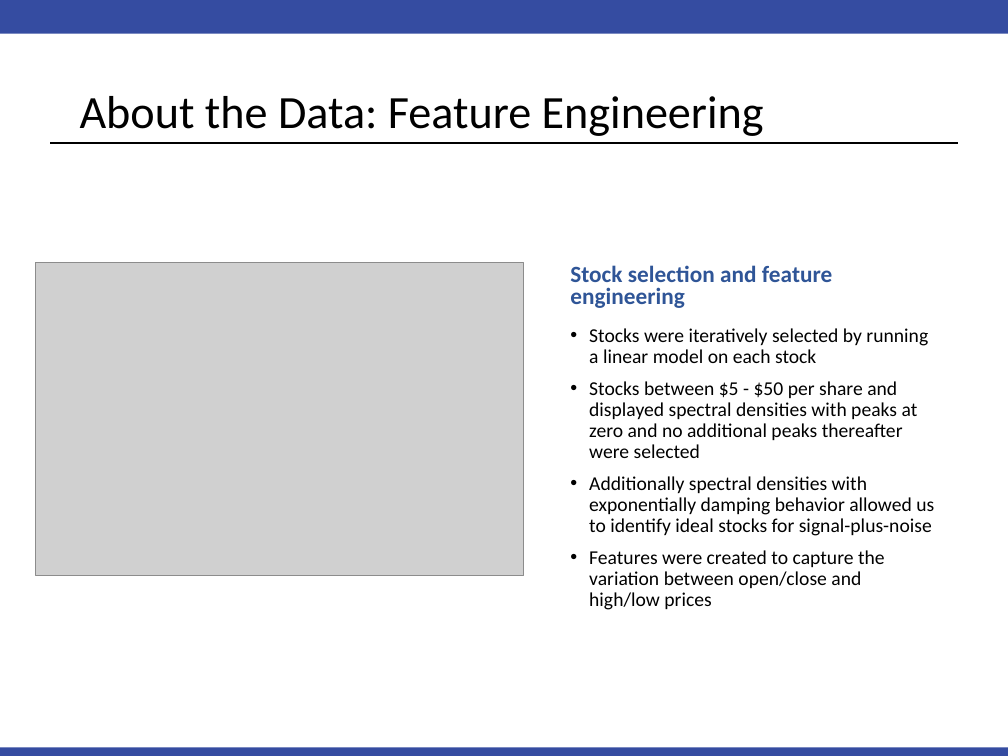
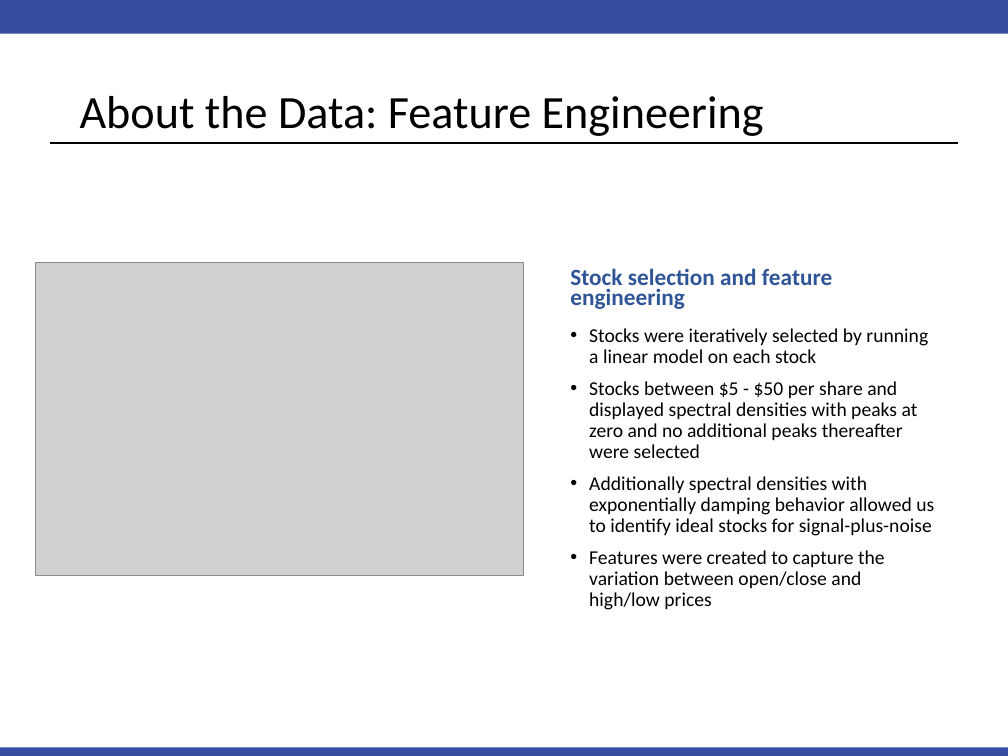
Before and after one commit to PaulAdams4361/Time-Series-Project, a slide deck: slide 5 of FinalPresentation.pptx. Drawn at 1008x756 pixels with LibreOffice and Linux fonts; fonts in the diff are those of the drawing; grey boxes stand for pictures. Boxes give left, top, right and bottom in pixels: in the first picture for what was removed or moved away, otherwise in the second. Text is boxed around its words. In the diff, an @@ line names an element or a change of style, - is before the commit and + after.

```diff
--- a/FinalPresentation.pptx
+++ b/FinalPresentation.pptx
@@ text "Stock selection and feature engineering" at (x1=570, y1=268, x2=832, y2=309): line spacing 0.8 to 0.7 @@
```
Also in this commit, not shown: 4 other slides changed, 1 slide added.
